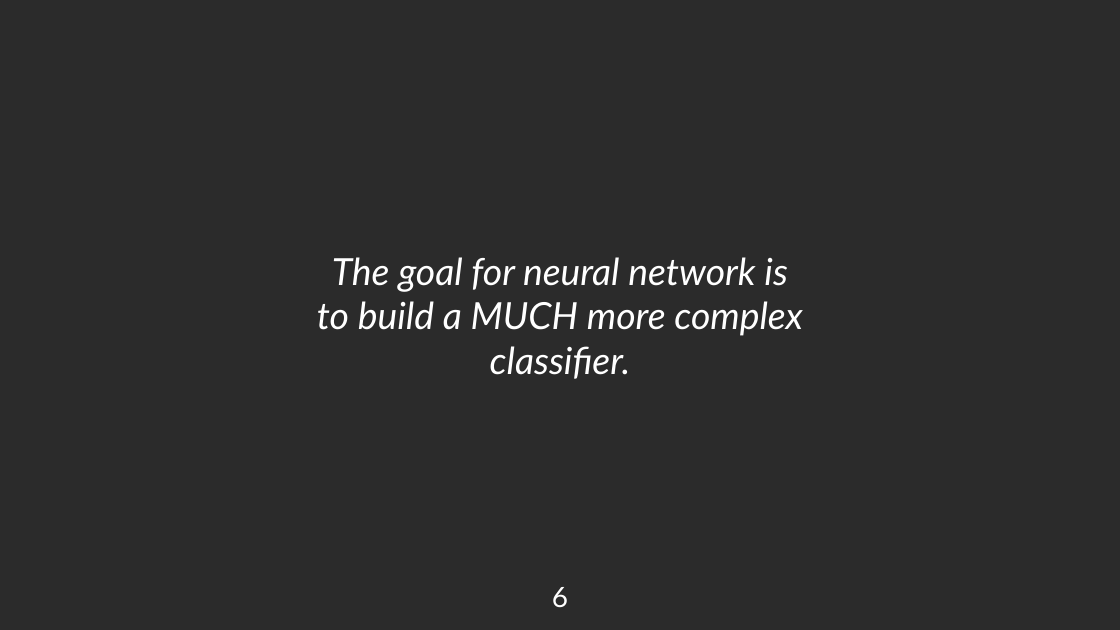
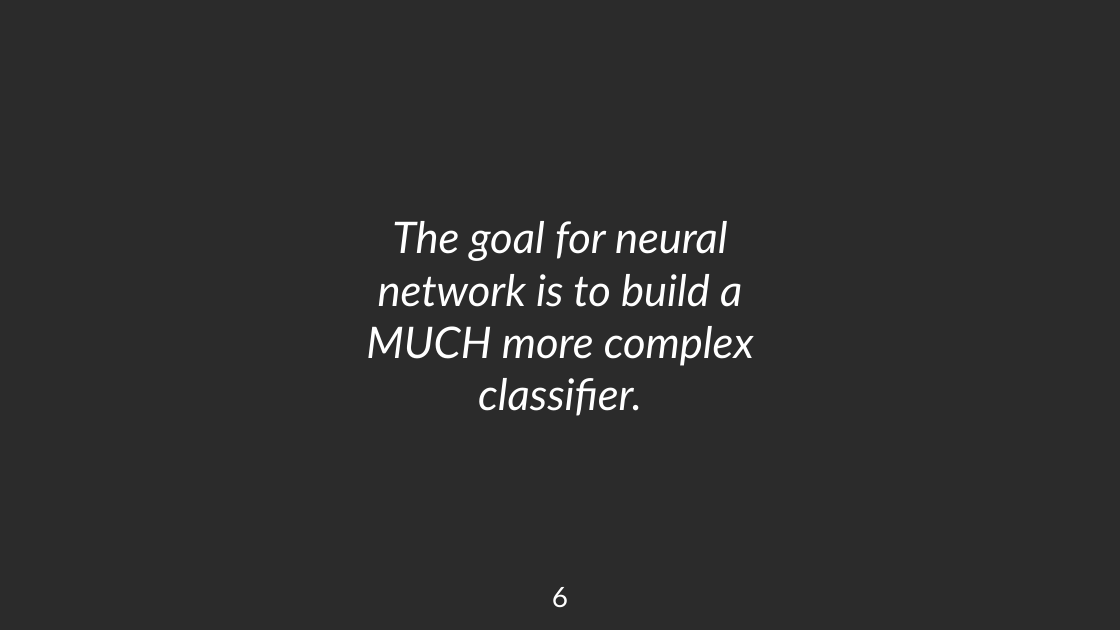
Before and after one commit to Errrneist/Multi-Layer_Perception, a slide deck: slide 6 of Chapter 2/Chapter2-L1-Neural_Network.pptx. Drawn at 1120x630 pixels with LibreOffice and Linux fonts; fonts in the diff are those of the drawing; background and template pictures are left out; a plain dark background stands for a picture behind light text. Boxes give left, top, right and bottom in pixels: in the first picture for what was removed or moved away, otherwise in the second. Text is boxed around its words. In the diff, an @@ line names an element or a change of style, - is before the commit and + after.

```diff
--- a/Chapter 2/Chapter2-L1-Neural_Network.pptx
+++ b/Chapter 2/Chapter2-L1-Neural_Network.pptx
@@ text "The goal for neural network ..." at [366, 221, 754, 416]: size 24 to 28 pt @@
```
Also in this commit, not shown: 7 other slides changed, 27 slides removed, 3 other files.
